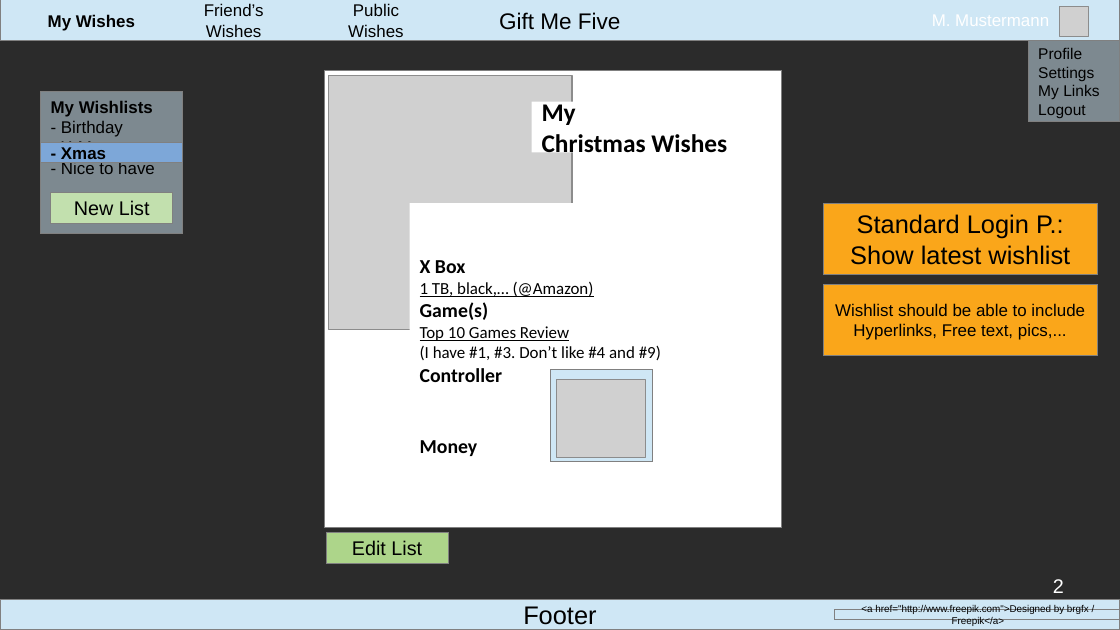
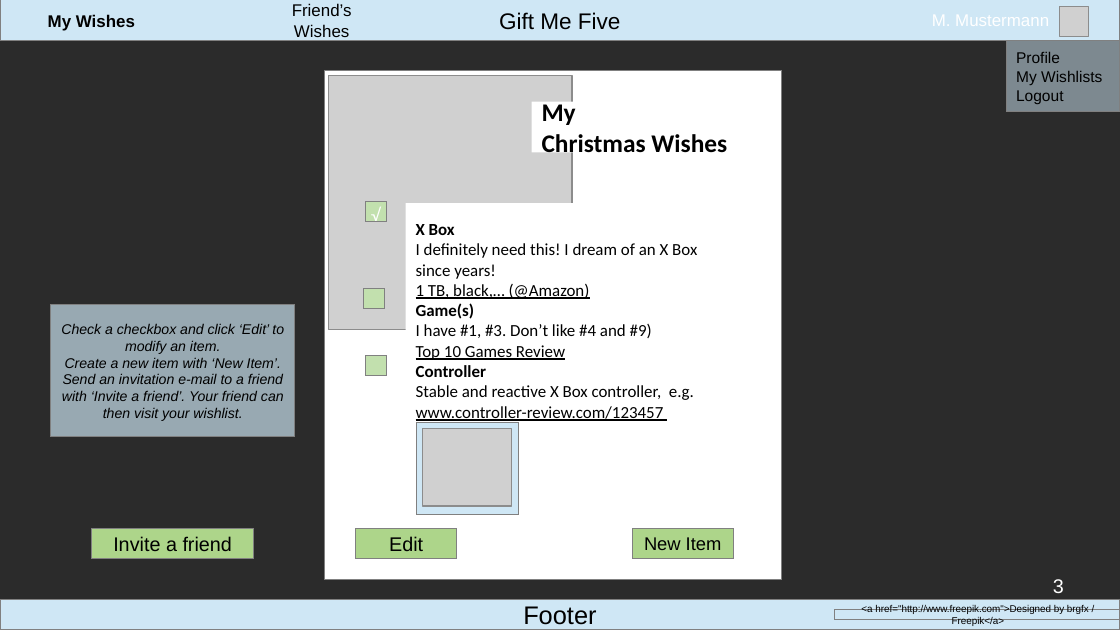
Before and after one commit to WCS-Java-Training-Bonn-2019/gift-me-five, a slide deck: slide 3 of files/mock_up.odp (slide 2 before the commit). Drawn at 1120x630 pixels with LibreOffice and Linux fonts; fonts in the diff are those of the drawing; grey boxes stand for pictures; background and template pictures are left out; a plain dark background stands for a picture behind light text. Boxes give left, top, right and bottom in pixels: in the first picture for what was removed or moved away, otherwise in the second. Text is boxed around its words. In the diff, an @@ line names an element or a change of style, - is before the commit and + after.

```diff
--- a/files/mock_up.odp
+++ b/files/mock_up.odp
@@ text "Friend’s Wishes": place and size @@
-text "Friend’s Wishes" at [204, 3, 264, 41]
+text "Friend’s Wishes" at [292, 3, 352, 41]
@@ text removed at [348, 3, 403, 41] @@
-Public Wishes
@@ rectangle "Profile": place and size @@
-rectangle "Profile" at [1029, 41, 1120, 122]
+rectangle "Profile" at [1006, 41, 1120, 112]
@@ rectangle: place and size @@
-rectangle at [324, 70, 782, 527]
+rectangle at [324, 70, 782, 579]
@@ text in rectangle at [1016, 71, 1102, 85]: text changed @@
-Settings
-My Links
+My Wishlists
@@ rectangle removed at [41, 91, 183, 234] @@
-My Wishlists
-- Birthday
-- X-Mas
-- Nice to have
@@ rectangle removed at [41, 142, 183, 163] @@
-- Xmas
@@ rectangle removed at [51, 193, 173, 224] @@
-New List
@@ text added at [361, 199, 391, 233], 12 pt, text #FFFFFF @@
+√
@@ rectangle added at [366, 202, 386, 223], fill #C2E0AE, outline #808080 0 pt @@
@@ rectangle removed at [823, 203, 1098, 274] @@
-Standard Login P.:
-Show latest wishlist
@@ text at [416, 224, 697, 423]: text changed @@
-X Box
-1 TB, black,… (@Amazon)
-Game(s)
-Top 10 Games Review
-(I have #1, #3. Don’t like #4 and #9)
-Controller
-Money
+X Box
+I definitely need this! I dream of an X Box since years!
+1 TB, black,… (@Amazon)
+Game(s)
+I have #1, #3. Don’t like #4 and #9)
+Top 10 Games Review
+Controller
+Stable and reactive X Box controller, e.g.
+www.controller-review.com/123457
@@ rectangle added at [364, 289, 384, 309], fill #C2E0AE, outline #808080 0 pt @@
@@ rectangle removed at [823, 285, 1098, 356] @@
-Wishlist should be able to include Hyperlinks, Free text, pics,...
@@ rectangle added at [51, 305, 295, 437], fill #CFE7F5 at 67% opacity, outline #808080 0 pt, 10 pt, text #000000, italic @@
+Check a checkbox and click ‘Edit’ to modify an item.
+Create a new item with ‘New Item’.
+Send an invitation e-mail to a friend with ‘Invite a friend’. Your friend can then visit your wishlist.
@@ rectangle added at [366, 356, 386, 376], fill #C2E0AE, outline #808080 0 pt @@
@@ rectangle: place and size @@
-rectangle at [551, 370, 652, 461]
+rectangle at [417, 423, 518, 514]
@@ picture: place and size @@
-picture at [557, 380, 645, 457]
+picture at [423, 429, 511, 506]
@@ rectangle added at [91, 528, 254, 559], fill #ADD58A, outline #808080 0 pt, 14 pt, text #000000 @@
+Invite a friend
@@ rectangle "Edit": place and size @@
-rectangle "Edit" at [326, 533, 448, 563]
+rectangle "Edit" at [356, 528, 456, 559]
@@ text in rectangle at [389, 536, 423, 551]: text changed @@
-Edit List
+Edit
@@ rectangle added at [632, 528, 733, 559], fill #ADD58A, outline #808080 0 pt, 13 pt, text #000000 @@
+New Item
@@ page number at [1053, 579, 1064, 593]: text changed @@
-2
+3
```
Also in this commit, not shown: 2 other slides changed, 1 slide added, 2 other files.
